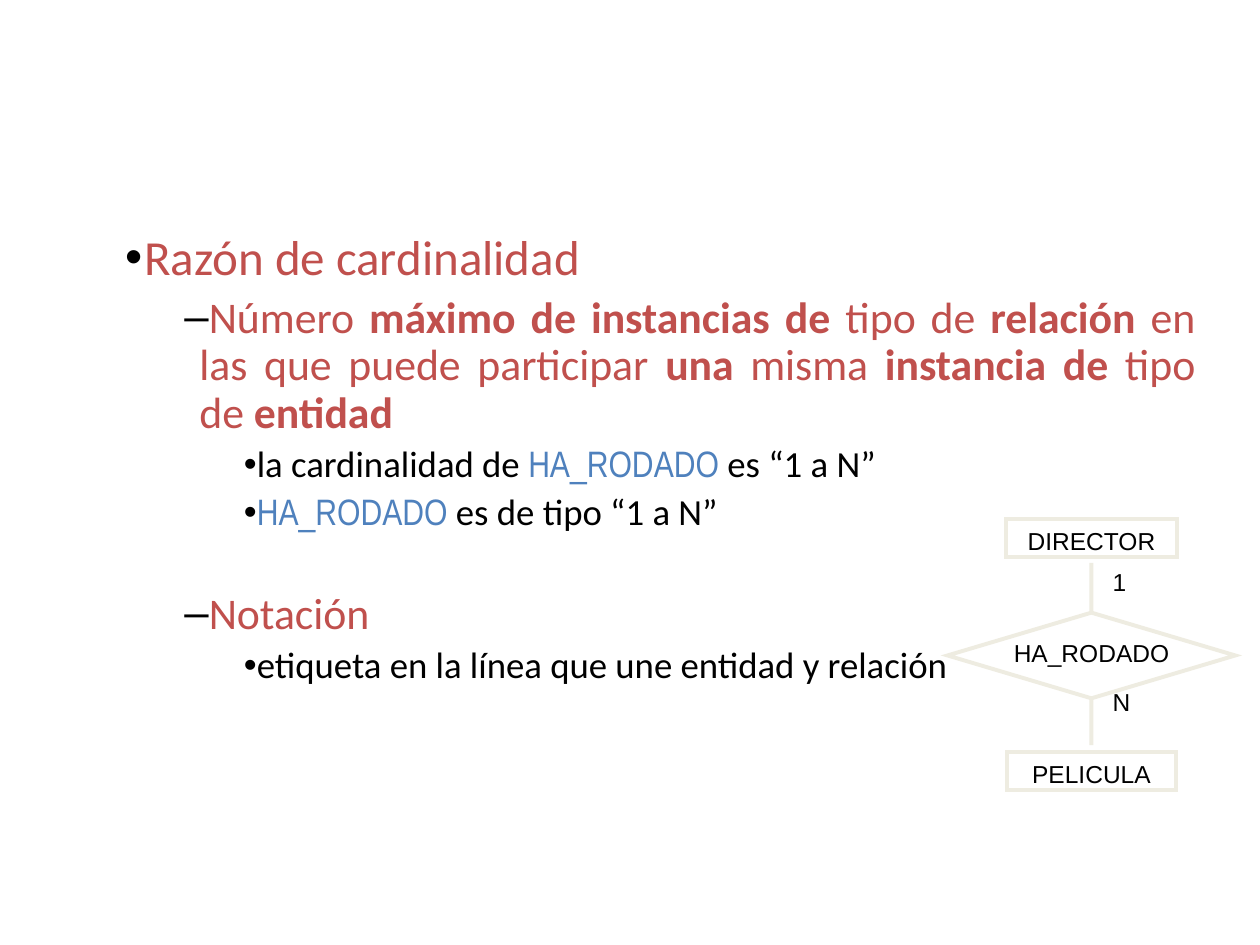
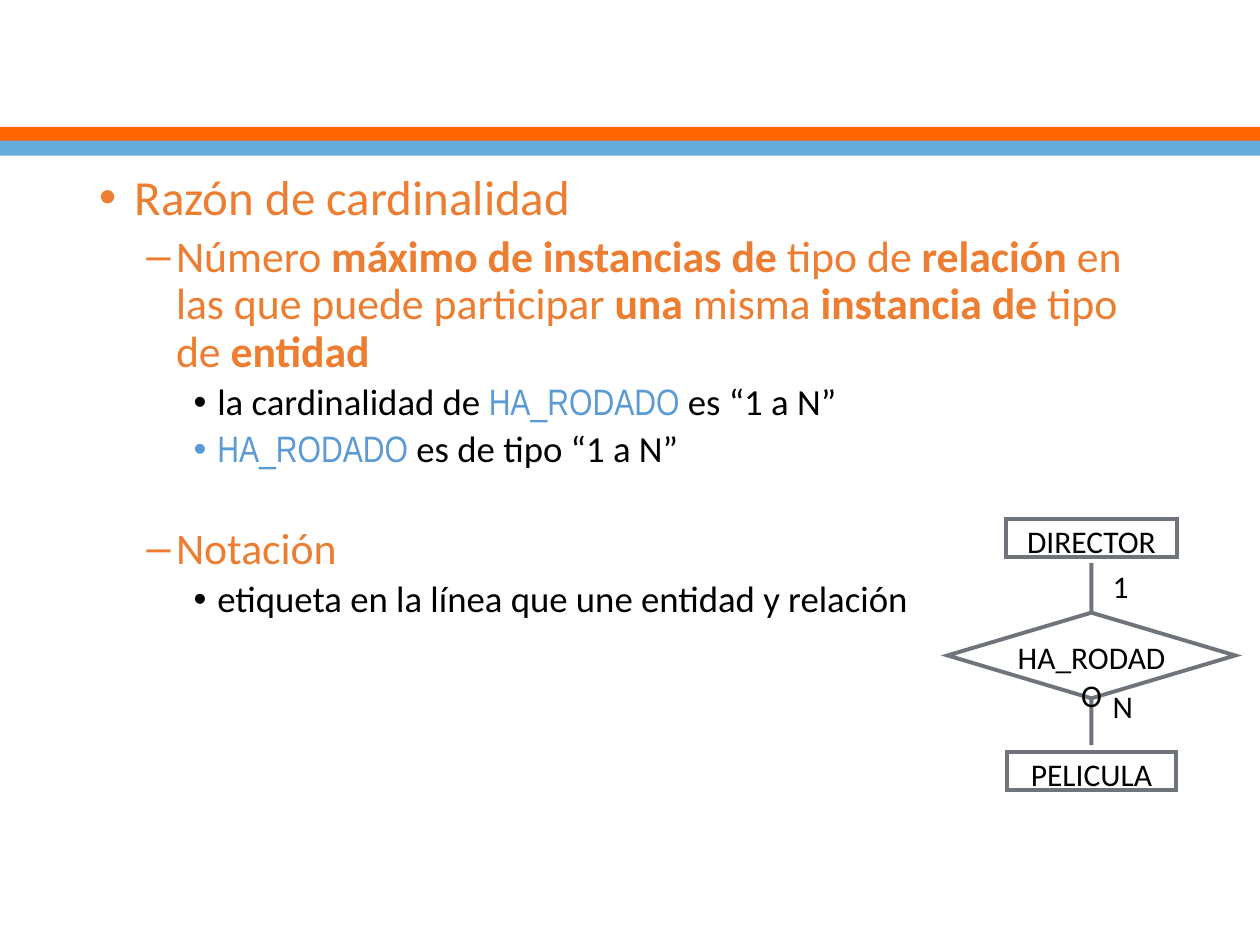
Before and after one commit to ejimenezdelgado/funda_db_martes_tarde_3_2017, a slide deck: slide 40 of Semana 2/Clase2.pptx (slide 39 before the commit). Drawn at 1260x945 pixels with LibreOffice and Linux fonts; fonts in the diff are those of the drawing; background and template pictures are left out. Boxes give left, top, right and bottom in pixels: in the first picture for what was removed or moved away, otherwise in the second. Text is boxed around its words. In the diff, an @@ line names an element or a change of style, - is before the commit and + after.

```diff
--- a/Semana 2/Clase2.pptx
+++ b/Semana 2/Clase2.pptx
@@ title "Modelo entidad-relación: Conceptos" rewrapped from <box>84,28,1208,164</box> to <box>0,0,1260,130</box> @@
@@ rectangle added at <box>0,127,1260,142</box>, fill #FF6600 @@
@@ rectangle added at <box>0,141,1260,156</box>, fill #65ACDD @@
@@ text "Razón de cardinalidad": place and size @@
-text "Razón de cardinalidad" at <box>144,241,1196,684</box>
+text "Razón de cardinalidad" at <box>135,181,1122,618</box>
@@ text "Razón de cardinalidad" at <box>135,181,1122,618</box>: text colour #C0504D to #ED7D31 in "Razón de cardinalidad", "Número máximo de instancias de tipo de ...", "Notación"; text colour #4F81BD to #5B9BD5 in "HA_RODADO", "HA_RODADO"; alignment justified to left; indent changed @@
@@ rectangle "DIRECTOR" at <box>1005,519,1177,557</box>: size 14 to 18 pt, font Arial to Calibri; outline #EEECE1 2.25 pt to #6E747A 2.25 pt @@
@@ line (1091, 614) - (1091, 563): stroke #EEECE1 2.25 pt to #6E747A 2.25 pt @@
@@ text "1" at <box>1113,577,1129,598</box>: size 14 to 18 pt, font Arial to Calibri; more space between paragraphs @@
@@ diamond at <box>948,612,1235,698</box>: outline #EEECE1 2.25 pt to #6E747A 2.25 pt @@
@@ text "HA_RODADO" at <box>1018,648,1166,676</box>: size 14 to 18 pt, font Arial to Calibri @@
@@ text "N" at <box>1113,692,1133,718</box>: size 14 to 18 pt, font Arial to Calibri; more space between paragraphs @@
@@ line (1091, 697) - (1091, 745): stroke #EEECE1 2.25 pt to #6E747A 2.25 pt @@
@@ rectangle "PELICULA" at <box>1007,752,1176,790</box>: size 14 to 18 pt, font Arial to Calibri; outline #EEECE1 2.25 pt to #6E747A 2.25 pt @@
```
Also in this commit, not shown: 69 other slides changed, 1 slide added, 1 other file.
